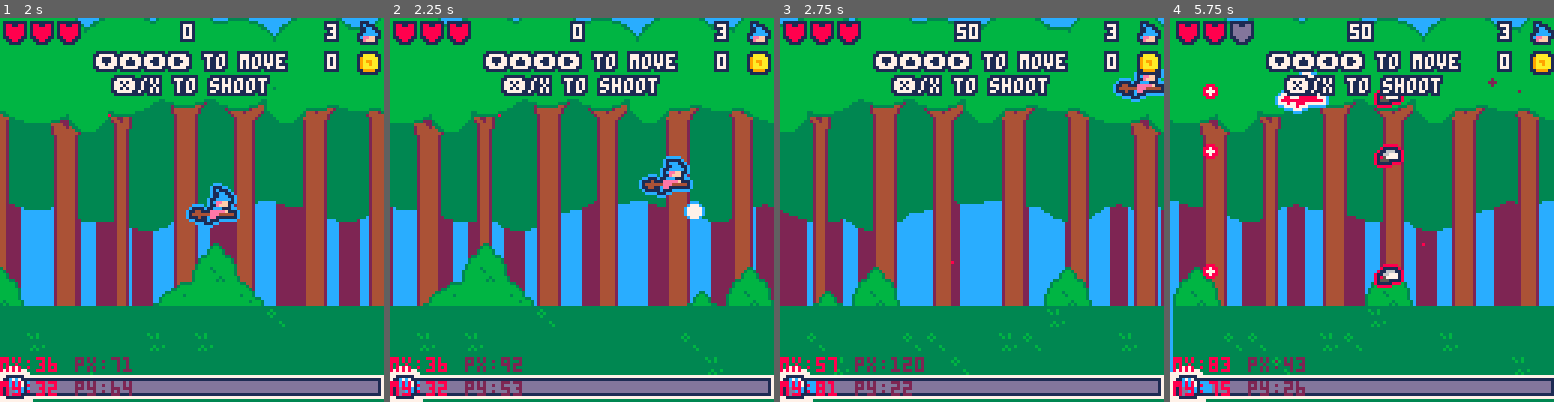
Above: before the commit, frames 1-4 (left to right).
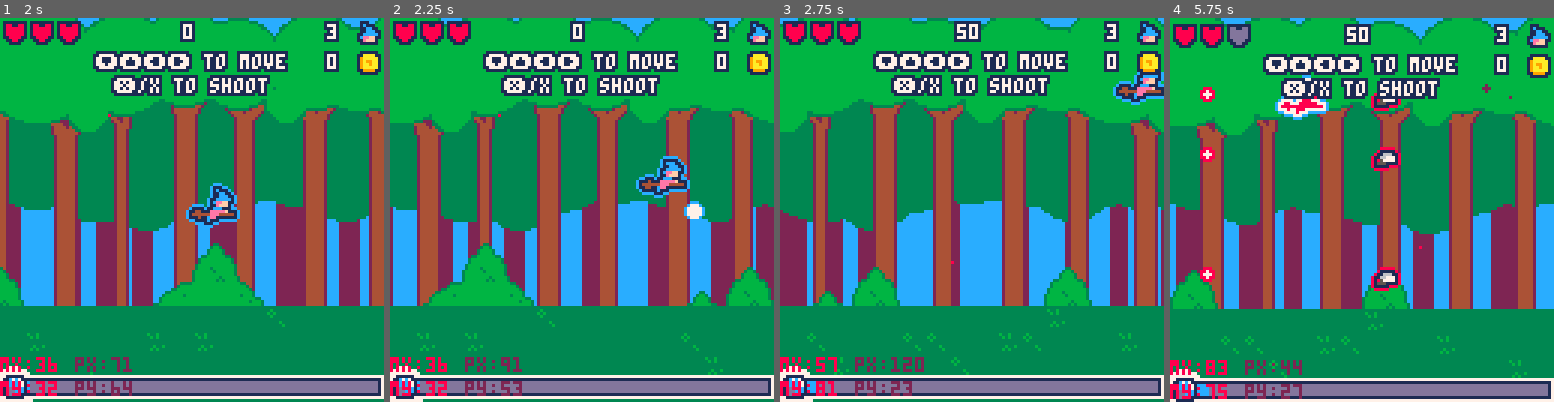
Above: after the commit, the same moments.

Repository: roseblack02/pico8-witch_blaster
Game: PICO-8 cartridge witch_blaster.p8
Two runs of this game, one before a commit and one after it. Both use one fixed random seed, a clock stepped at 60 frames per second and the inputs below.
Inputs (mouse positions are in pixels of both pictures, inside the frame that each line leads up to):
- Up to frame 1 (2 s): tap X (X key) at 0.33, 1.07, 1.85 s; click (280, 121) at 0.67 s; tap O (Z key) at 0.7, 1.7 s; click (46, 267) at 1.22 s; hold Right from 1.6 s (still down); click (107, 114) at 1.77 s
- Up to frame 2 (2.25 s): release Right at 2.1 s; tap O (Z key) at 2.1 s; hold Up from 2.15 s (still down)
- Up to frame 3 (2.75 s): click (952, 259) at 2.32 s; release Up at 2.42 s; hold Right from 2.47 s (still down); tap O (Z key) at 2.5 s
- Up to frame 4 (5.75 s): click (1404, 106) at 2.87 s; tap O (Z key) every 0.4 s from 2.9 to 5.7 s; tap X (X key) at 2.97, 4.08, 5.2 s; release Right at 3.03 s; hold Left 3.08-3.58 s; click (1465, 256) at 3.42 s; hold Down 3.63-3.97 s; click (1231, 102) at 3.97 s; hold Right 4.02-4.68 s; click (1292, 248) at 4.52 s; hold Up 4.73-5.03 s; click (1354, 94) at 5.07 s; hold Left 5.08-5.68 s; click (1419, 244) at 5.62 s; hold Down from 5.73 s (still down)

Frame 1 is identical in both runs. In frame 2, 0.6% of the frame differs, in the area x 32-79%, y 35-92%; in frame 3, 0.6%; in frame 4, 27%, in the area x 0-100%, y 0-100%.

Commit message:
player acceleration reduced slightly

Diff:
--- a/witch_blaster.p8
+++ b/witch_blaster.p8
@@ -114,10 +114,10 @@
 			self.velocity_x*=0.85
 			self.velocity_y*=0.85
 
-			if (btn(0)) self.velocity_x-=1
-			if (btn(1)) self.velocity_x+=1
-			if (btn(2)) self.velocity_y-=1 self.down=true
-			if (btn(3)) self.velocity_y+=1 self.up=true
+			if (btn(0)) self.velocity_x-=0.75
+			if (btn(1)) self.velocity_x+=0.75
+			if (btn(2)) self.velocity_y-=0.75 self.down=true
+			if (btn(3)) self.velocity_y+=0.75 self.up=true
 
 			self.velocity_x=mid(-2,self.velocity_x,2)
 			self.velocity_y=mid(-2,self.velocity_y,2)
